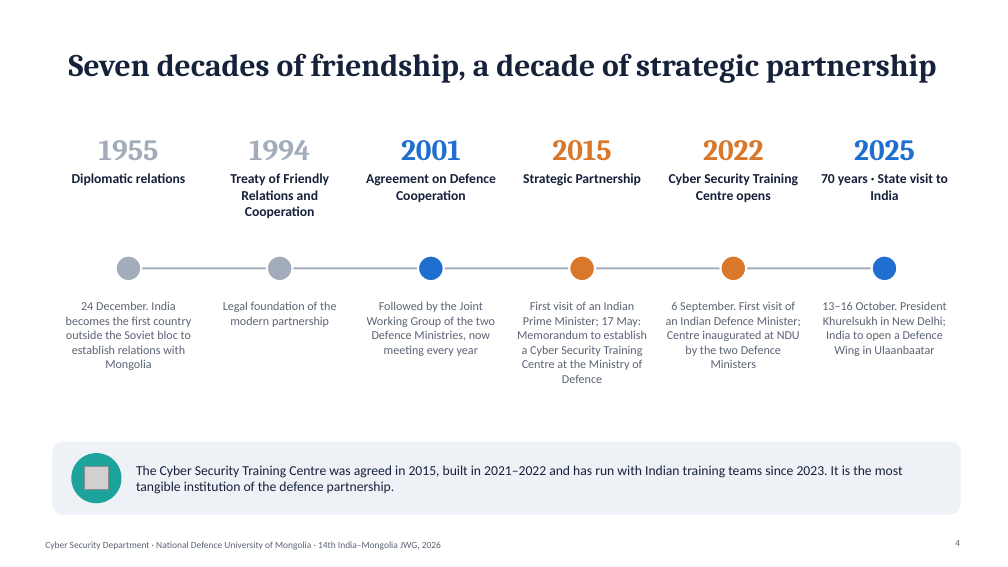
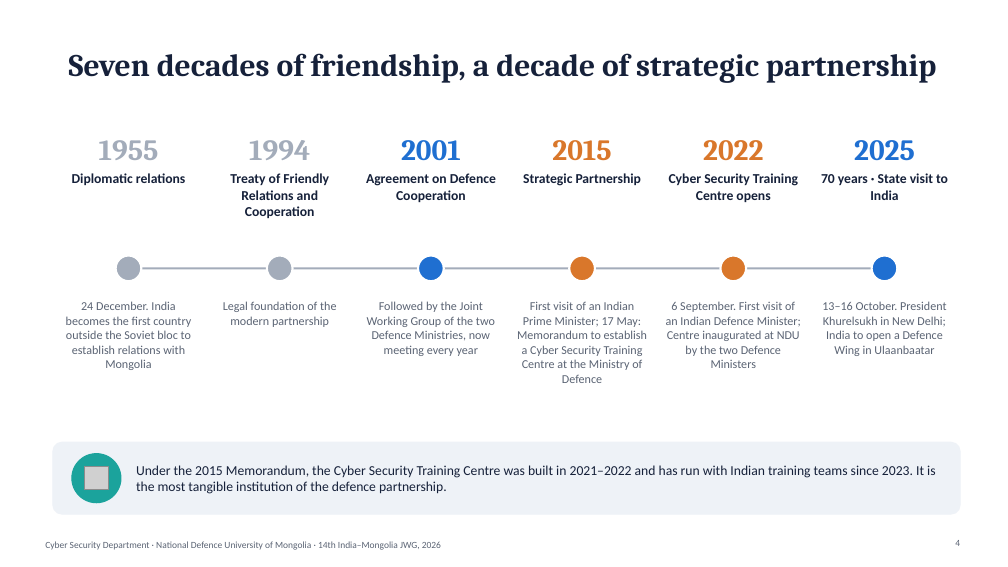
Before and after one commit to Cyber0101010101/research-material, a slide deck: slide 4 of india-cyber-cooperation/india_mongolia_cyber_cooperation.pptx. Drawn at 1008x567 pixels with LibreOffice and Linux fonts; fonts in the diff are those of the drawing; grey boxes stand for pictures. Boxes give left, top, right and bottom in pixels: in the first picture for what was removed or moved away, otherwise in the second. Text is boxed around its words. In the diff, an @@ line names an element or a change of style, - is before the commit and + after.

```diff
--- a/india-cyber-cooperation/india_mongolia_cyber_cooperation.pptx
+++ b/india-cyber-cooperation/india_mongolia_cyber_cooperation.pptx
@@ text at (x1=136, y1=465, x2=935, y2=494): text changed @@
-The Cyber Security Training Centre was agreed in 2015, built in 2021–2022 and has run with Indian training teams since 2023. It is the most tangible institution of the defence partnership.
+Under the 2015 Memorandum, the Cyber Security Training Centre was built in 2021–2022 and has run with Indian training teams since 2023. It is the most tangible institution of the defence partnership.
```
Also in this commit, not shown: 6 other slides changed, 3 slides removed, 12 other files.
